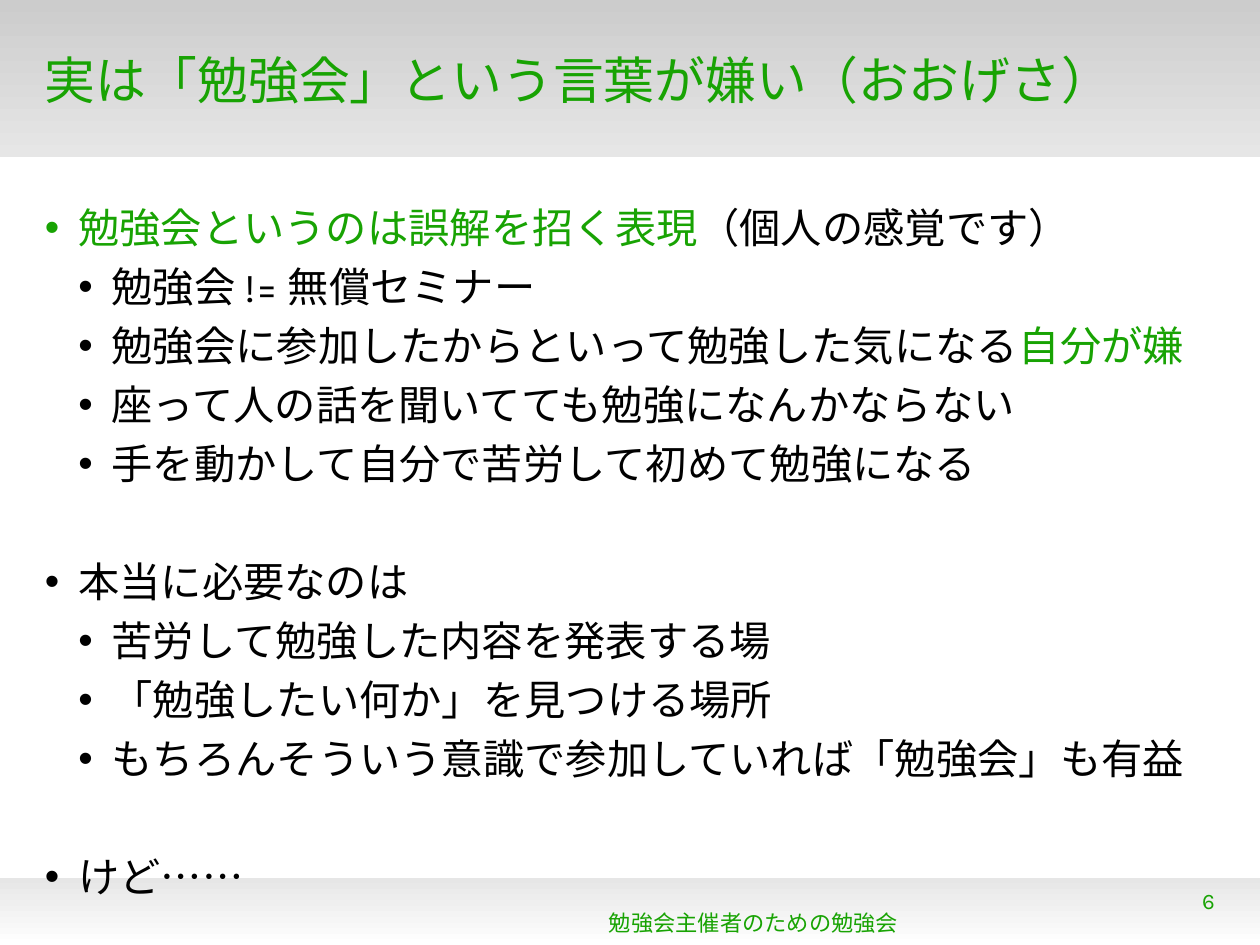
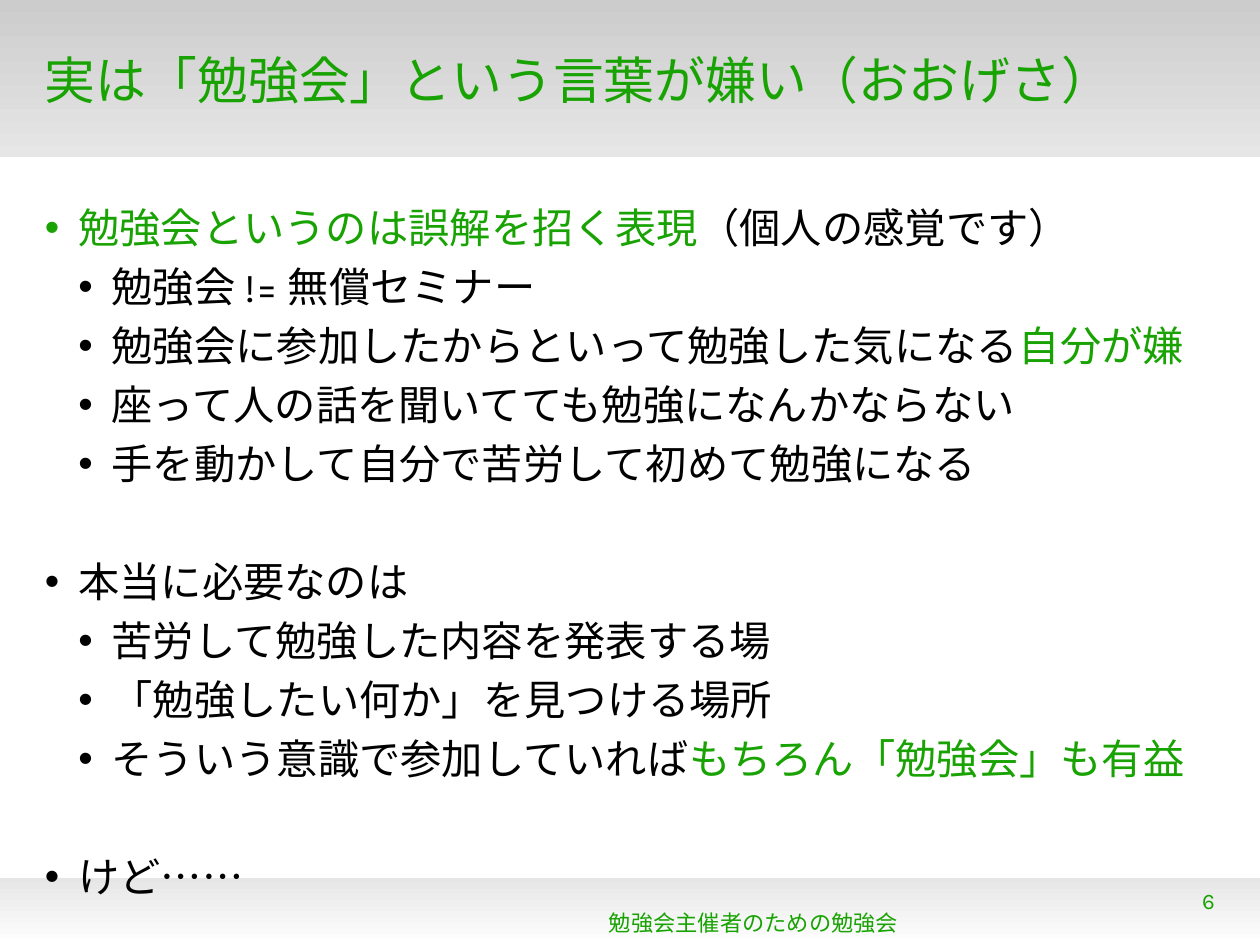
Before and after one commit to naruoga/KantoLibreOffice, a slide deck: slide 6 of others/StudyStudy20130812.odp. Drawn at 1260x945 pixels with LibreOffice and Linux fonts; fonts in the diff are those of the drawing; background and template pictures are left out. Boxes give left, top, right and bottom in pixels: in the first picture for what was removed or moved away, otherwise in the second. Text is boxed around its words. In the diff, an @@ line names an element or a change of style, - is before the commit and + after.

```diff
--- a/others/StudyStudy20130812.odp
+++ b/others/StudyStudy20130812.odp
@@ text at (112, 739, 1185, 778): text changed @@
-  • もちろんそういう意識で参加していれば「勉強会」も有益
+  • そういう意識で参加していればもちろん「勉強会」も有益
```
Also in this commit, not shown: 5 other slides changed.
